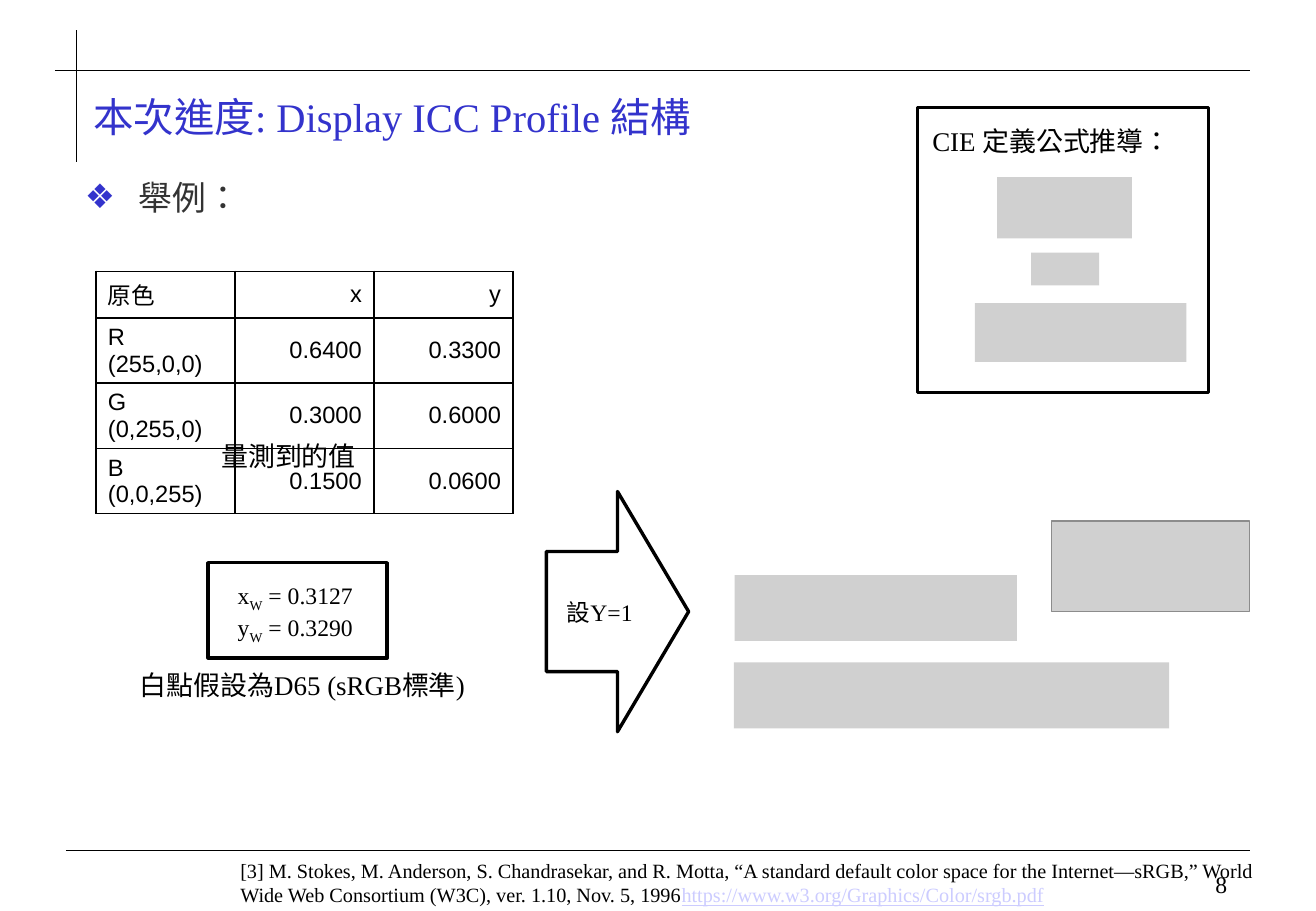
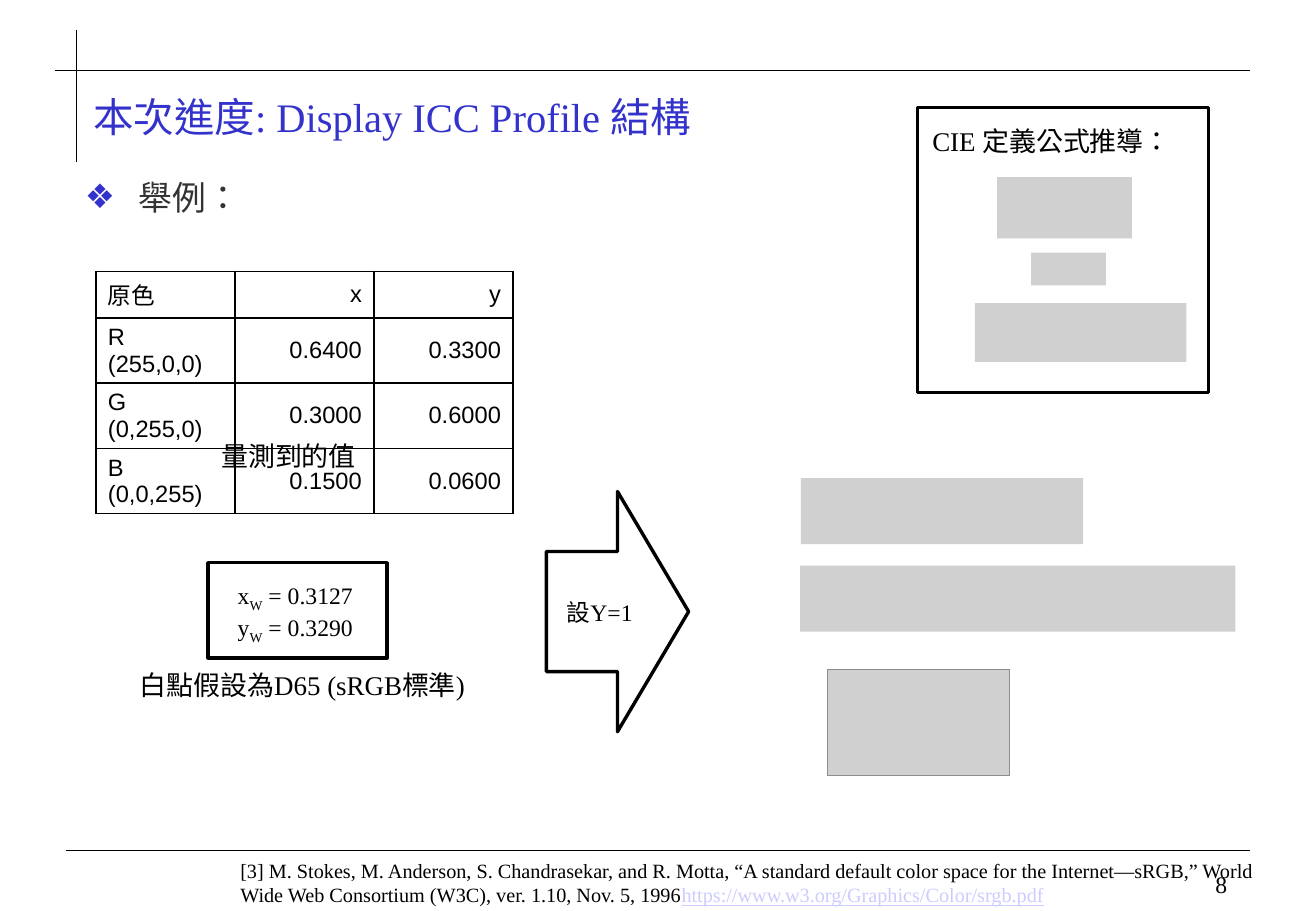
Before and after one commit to 0ilasis0/home, a slide deck: slide 8 of ICCPROFILE_0923.pptx. Drawn at 1316x911 pixels with LibreOffice and Linux fonts; fonts in the diff are those of the drawing; grey boxes stand for pictures; background and template pictures are left out. Boxes give left, top, right and bottom in pixels: in the first picture for what was removed or moved away, otherwise in the second. Text is boxed around its words. In the diff, an @@ line names an element or a change of style, - is before the commit and + after.

```diff
--- a/ICCPROFILE_0923.pptx
+++ b/ICCPROFILE_0923.pptx
@@ picture: place and size @@
-picture at [1032,253,1100,286]
+picture at [1032,253,1107,286]
@@ picture: place and size @@
-picture at [735,575,1017,640]
+picture at [801,479,1083,544]
@@ picture removed at [1052,521,1250,611] @@
@@ picture: place and size @@
-picture at [734,662,1169,728]
+picture at [801,566,1236,632]
@@ picture added at [828,670,1010,776] @@
```
Also in this commit, not shown: 3 other slides changed.
